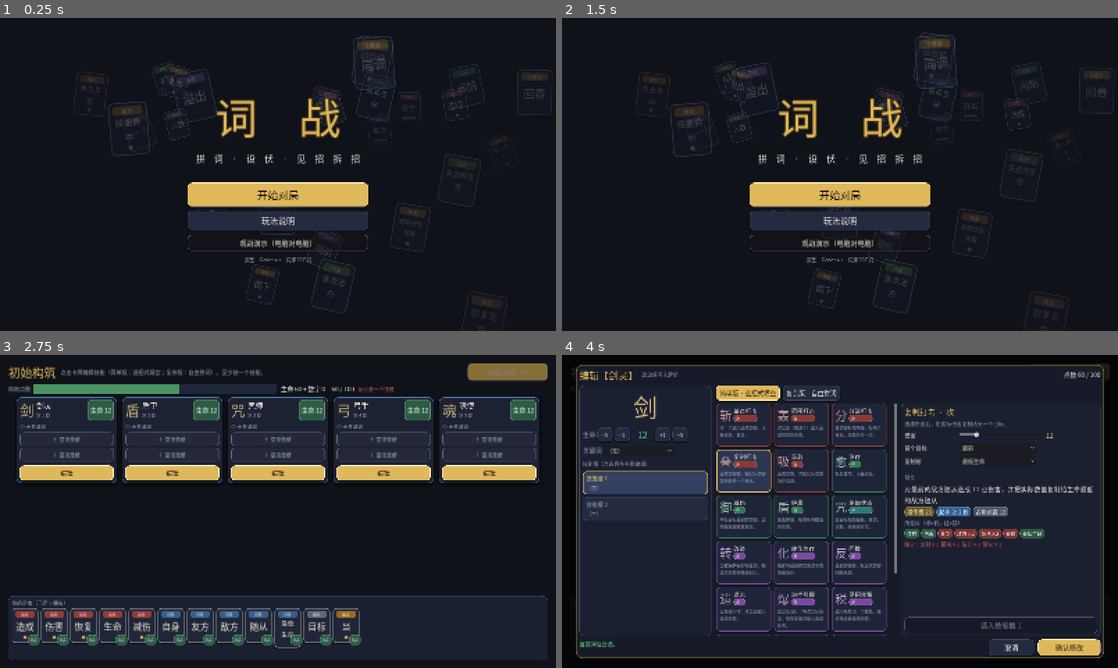
Above: before the commit, frames 1-4 (two rows, left to right).
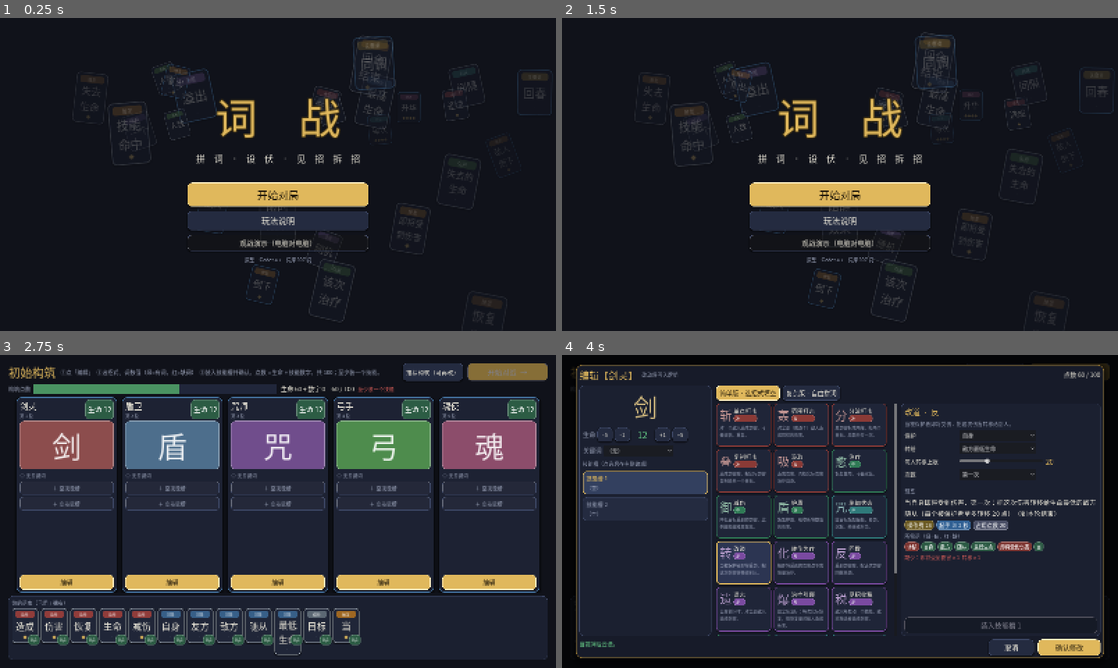
Above: after the commit, the same moments.

Repository: ljq15611703653-ship-it/word-combat
Game: Godot game, scene res://scenes/main.tscn
The game is run twice, just before and just after one commit, with the same random seed, the same clock (stepped at 60 frames per second) and the same inputs.
Inputs:
- Up to frame 1 (0.25 s): no input
- Up to frame 2 (1.5 s): click "玩法说明" at 0.5 s; click "明白了" at 1.25 s
- Up to frame 3 (2.75 s): click "开始对局" at 2 s
- Up to frame 4 (4 s): click "编辑" at 2.75 s; click "编辑" at 3.5 s

The runs differ from the first frame. In frame 1, 0.6% of the frame differs, in the area x 14-98%, y 11-97%; in frame 2, 0.6%; in frame 3, 50%, in the area x 2-97%, y 2-96%; in frame 4, 6.2%.

Commit message:
Sfx, recommended deck, richer build cards, adjust log

Diff:
--- a/godot/scripts/game/match.gd
+++ b/godot/scripts/game/match.gd
@@ -125,7 +125,10 @@
 		return v
 	decks[side] = nd
 	E.set_deck(st, side, nd, false)
-	say("%s 调整了【%s】。" % ["你" if human[side] else "对手", new_unit.name])
+	var names: Array = []
+	for sk in new_unit.skills:
+		names.append(sk.name)
+	say("%s 调整了【%s】：现有技能 %s，关键词 %s，生命 %d。" % ["你" if human[side] else "对手", new_unit.name, "、".join(names) if not names.is_empty() else "无", new_unit.kw if new_unit.kw != "" else "无", int(new_unit.max_hp)])
 	_advance_adjust()
 	return v
 
@@ -180,7 +183,9 @@
 	pending[side]["done"] = true
 	return ""
 
+var max_think_ms := 0
 func ai_declare() -> void:
+	var t0 := Time.get_ticks_msec()
 	var s := declare_side()
 	var enemy: Dictionary = {}
 	if s != declare_order[0] and not pending[declare_order[0]].is_empty():
@@ -189,6 +194,7 @@
 	var act := Ai.choose_action(st, s, enemy, rng, fast_ai)
 	pending[s] = act.duplicate(true)
 	pending[s]["done"] = true
+	max_think_ms = maxi(max_think_ms, Time.get_ticks_msec() - t0)
 
 func public_declared(side: int) -> Dictionary:
 	# 后手可见的先手宣告
--- a/godot/scripts/ui/battle_screen.gd
+++ b/godot/scripts/ui/battle_screen.gd
@@ -9,6 +9,7 @@
 const MinionCard = preload("res://scripts/ui/minion_card.gd")
 const Timeline = preload("res://scripts/ui/timeline.gd")
 const DeckView = preload("res://scripts/ui/deck_view.gd")
+const Sfx = preload("res://scripts/ui/sfx.gd")
 
 signal next_round()
 signal quit_to_title()
@@ -102,6 +103,12 @@
 	speed_btn.custom_minimum_size = Vector2(0, 34)
 	speed_btn.pressed.connect(_toggle_speed)
 	top.add_child(speed_btn)
+	var snd := K.button("音效：开", "ghost", 16)
+	snd.custom_minimum_size = Vector2(0, 34)
+	snd.pressed.connect(func():
+		Sfx.muted = not Sfx.muted
+		snd.text = "音效：关" if Sfx.muted else "音效：开")
+	top.add_child(snd)
 	var quit := K.button("退出", "ghost", 16)
 	quit.custom_minimum_size = Vector2(0, 34)
 	quit.pressed.connect(func(): quit_to_title.emit())
@@ -586,6 +593,7 @@
 	_next_declare()
 
 func _confirm() -> void:
+	Sfx.play("declare")
 	var act := _current_act()
 	var err: String = m.submit(0, act)
 	if err != "":
@@ -665,6 +673,7 @@
 			if c != null:
 				c.flash(K.BLUE if e.side == 0 else K.RED)
 			toast("%s：%s" % ["你" if e.side == 0 else "对手", sk.name], K.BLUE if e.side == 0 else K.RED)
+			Sfx.play("cast")
 			return 0.45
 		"dmg":
 			var c2 = _card(int(e.tgt))
@@ -674,6 +683,7 @@
 					c2.shake()
 					c2.flash(K.RED)
 				_line_fx(int(e.src), int(e.tgt), K.RED)
+				Sfx.play("hit")
 				timeline.add_dot(float(t), K.RED, E._u(m.st, int(e.tgt)).side)
 				_log("　%s 对 %s 造成 [color=#e0605a]%d[/color]%s" % [_uname(int(e.src)), _uname(int(e.tgt)), int(e.amount), "" if int(e.raw) == int(e.amount) else "（原 %d）" % int(e.raw)])
 				return 0.3
@@ -686,6 +696,7 @@
 			if c3 != null:
 				c3.float_text("+%d" % int(e.actual) if int(e.actual) > 0 else "满", K.GREEN)
 				c3.flash(K.GREEN)
+				Sfx.play("heal")
 			timeline.add_dot(float(t), K.GREEN, E._u(m.st, int(e.tgt)).side)
 			_log("　%s 恢复 [color=#62c483]%d[/color]" % [_uname(int(e.tgt)), int(e.actual)])
 			return 0.25
@@ -700,12 +711,14 @@
 			var c5 = _card(int(e.tgt))
 			if c5 != null:
 				c5.float_text("格挡!", K.GOLD, 28)
+				Sfx.play("block")
 			_log("　%s 的首挡生效" % _uname(int(e.tgt)))
 			return 0.25
 		"shield":
 			var c6 = _card(int(e.tgt))
 			if c6 != null:
 				c6.float_text("盾 -%d" % int(e.absorbed), K.BLUE, 24)
+				Sfx.play("block")
 			return 0.2
 		"mit":
 			var c7 = _card(int(e.tgt))
@@ -726,6 +739,7 @@
 			if c9 != null:
 				c9.flash(K.PURPLE)
 				c9.float_text("触发!", K.PURPLE, 26)
+				Sfx.play("magic")
 			_log("　[color=#a279d6]%s 的监听触发[/color]" % _uname(int(e.host)))
 			return 0.35
 		"redirect":
@@ -733,6 +747,7 @@
 			if cf != null:
 				cf.float_text("转移!", K.PURPLE, 28)
 			_line_fx(int(e.from), int(e.to), K.PURPLE)
+			Sfx.play("magic")
 			toast("伤害被转移给 %s" % _uname(int(e.to)), K.PURPLE)
 			_log("　[color=#a279d6]%d 点伤害从 %s 转移给 %s[/color]" % [int(e.amount), _uname(int(e.from)), _uname(int(e.to))])
 			return 0.6
@@ -744,6 +759,7 @@
 			return 0.45
 		"interrupt":
 			toast("打断！对方的招式落空", K.GOLD)
+			Sfx.play("interrupt")
 			_log("[color=#e0b85c]第%d秒 %s打断了%s的技能[/color]" % [t, "你" if e.side == 0 else "对手", "对手" if e.side == 0 else "你"])
 			return 0.6
 		"delay":
@@ -774,6 +790,7 @@
 				cd.refresh(cd.unit, cd.skills)
 				cd.float_text("倒下", K.RED, 34)
 				cd.shake()
+				Sfx.play("down")
 			disp_score[int(e.score_side)] += int(e.score)
 			_update_hud()
 			toast("%s 倒下！ %s +%d分" % [_uname(int(e.tgt)), "你" if int(e.score_side) == 0 else "对手", int(e.score)], K.RED if int(e.score_side) == 1 else K.GREEN)
@@ -904,6 +921,7 @@
 	var v := K.vbox(14)
 	p.add_child(v)
 	var w: int = m.winner
+	Sfx.play("win" if w == 0 else "lose")
 	var title := "胜利！" if w == 0 else ("落败" if w == 1 else "平局")
 	var col := K.GREEN if w == 0 else (K.RED if w == 1 else K.GOLD)
 	var tl := K.label(title, 64, col, HORIZONTAL_ALIGNMENT_CENTER)
--- a/godot/scripts/ui/build_screen.gd
+++ b/godot/scripts/ui/build_screen.gd
@@ -7,6 +7,7 @@
 const Lex = preload("res://scripts/core/lexicon.gd")
 const EditorPopup = preload("res://scripts/ui/editor_popup.gd")
 const DeckView = preload("res://scripts/ui/deck_view.gd")
+const Ai = preload("res://scripts/ai/ai.gd")
 
 signal finished()                      # 构筑完成 / 结束调整
 signal adjusted(unit_idx, unit)        # 调整模式下确认了一张卡的修改
@@ -57,6 +58,13 @@
 		var peek := K.button("查看对手牌组", "normal", 17)
 		peek.pressed.connect(_peek_enemy)
 		top.add_child(peek)
+	else:
+		var rec := K.button("推荐构筑（可再改）", "normal", 17)
+		rec.tooltip_text = "让电脑用你现有的词配一套牌；不满意可以逐张再改"
+		rec.pressed.connect(func():
+			wd = Ai.build_deck(m.pools[0], Ai.pick_persona(m.rng), m.rng)
+			refresh())
+		top.add_child(rec)
 	finish_btn = K.button("开始对战  →" if mode == "initial" else "结束调整  →", "primary", 21)
 	finish_btn.custom_minimum_size = Vector2(230, 48)
 	finish_btn.pressed.connect(_on_finish)
@@ -74,6 +82,15 @@
 	msg_label = K.label("", 15, K.RED)
 	bb.add_child(msg_label)
 	v.add_child(bb)
+	if mode == "adjust":
+		var recent: Array = m.log_lines.slice(maxi(0, m.log_lines.size() - 3))
+		var box := K.panel(Color("1f2738"), K.EDGE, 8, 1)
+		var lv := K.vbox(2)
+		box.add_child(lv)
+		lv.add_child(K.label("近期公开动态", 13, K.MUTED))
+		for ln in recent:
+			lv.add_child(K.label(str(ln), 14, K.TEXT))
+		v.add_child(box)
 	# 五张卡
 	var scroll := ScrollContainer.new()
 	scroll.size_flags_vertical = Control.SIZE_EXPAND_FILL
@@ -81,6 +98,7 @@
 	card_row = K.hbox(14)
 	card_row.alignment = BoxContainer.ALIGNMENT_CENTER
 	card_row.size_flags_horizontal = Control.SIZE_EXPAND_FILL
+	card_row.size_flags_vertical = Control.SIZE_EXPAND_FILL
 	scroll.add_child(card_row)
 	v.add_child(scroll)
 	# 词库
@@ -136,7 +154,7 @@
 	var sub: Label = find_child("sub", true, false)
 	if sub != null:
 		if mode == "initial":
-			sub.text = "点击卡牌编辑技能（简单版：选招式填空；复杂版：自由拼词）。至少装一个技能。"
+			sub.text = "①点「编辑」  ②选招式、调数值（绿=有词，红=缺词）  ③装入技能槽并确认。点数 = 生命 + 技能数字，共 100；至少装一个技能。"
 		else:
 			sub.text = "你还有 %d 次调整，对手 %d 次。每次只能改一张卡。" % [m.adjust_left(0), m.adjust_left(1)]
 	var v := D.validate(deck, m.pools[0])
@@ -157,16 +175,24 @@
 	var v := K.vbox(6)
 	p.add_child(v)
 	var head := K.hbox(8)
-	head.add_child(K.label(u.glyph, 40, Color("c9b27a")))
 	var col := K.vbox(0)
-	col.add_child(K.label(u.name, 22, K.TEXT))
+	col.add_child(K.label(u.name, 24, K.TEXT))
 	col.add_child(K.label("第 %d 位" % (i + 1), 13, K.MUTED))
 	head.add_child(col)
 	var sp := Control.new()
 	sp.size_flags_horizontal = Control.SIZE_EXPAND_FILL
 	head.add_child(sp)
-	head.add_child(K.chip("生命 %d" % int(u.max_hp), Color("2c5c44"), 18))
+	head.add_child(K.chip("生命 %d" % int(u.max_hp), Color("2c5c44"), 20))
 	v.add_child(head)
+	var hue: float = {"剑": 0.0, "盾": 0.58, "咒": 0.76, "弓": 0.33, "魂": 0.92}.get(u.glyph, 0.1)
+	var pcol := Color.from_hsv(hue, 0.45, 0.55)
+	var portrait := PanelContainer.new()
+	portrait.custom_minimum_size = Vector2(0, 120)
+	portrait.add_theme_stylebox_override("panel", K.style(pcol, pcol.lightened(0.3), 10, 1))
+	var cc := CenterContainer.new()
+	cc.add_child(K.label(u.glyph, 84, Color(1, 1, 1, 0.88), HORIZONTAL_ALIGNMENT_CENTER))
+	portrait.add_child(cc)
+	v.add_child(portrait)
 	if u.kw != "":
 		v.add_child(K.chip("◈ " + u.kw, Color("6b5a22"), 15))
 	else:
--- a/godot/scripts/ui/draft_screen.gd
+++ b/godot/scripts/ui/draft_screen.gd
@@ -3,6 +3,7 @@
 
 const K = preload("res://scripts/ui/kit.gd")
 const Lex = preload("res://scripts/core/lexicon.gd")
+const Sfx = preload("res://scripts/ui/sfx.gd")
 
 signal picked(idx)
 signal finished()
@@ -142,6 +143,7 @@
 func _on_panel_input(ev: InputEvent, i: int) -> void:
 	if can_pick and ev is InputEventMouseButton and ev.pressed and ev.button_index == MOUSE_BUTTON_LEFT:
 		can_pick = false
+		Sfx.play("pick")
 		picked.emit(i)
 
 func _begin() -> void:
--- a/godot/scripts/ui/kit.gd
+++ b/godot/scripts/ui/kit.gd
@@ -2,6 +2,7 @@
 # 界面基础件：配色、样式、词卡、小标签。全部用代码构造，不依赖外部资源。
 
 const Lex = preload("res://scripts/core/lexicon.gd")
+const Sfx = preload("res://scripts/ui/sfx.gd")
 
 const BG := Color("10121a")
 const PANEL := Color("1b2030")
@@ -77,6 +78,7 @@
 	b.add_theme_color_override("font_pressed_color", fg)
 	b.add_theme_color_override("font_disabled_color", Color(0.5, 0.5, 0.55))
 	b.custom_minimum_size = Vector2(0, 40)
+	b.pressed.connect(func(): Sfx.play("click"))
 	return b
 
 static func chip(text: String, color: Color, size: int = 13, fg: Color = Color.WHITE) -> PanelContainer:
@@ -133,16 +135,17 @@
 	head.add_child(label(info.get("cat", "?"), 11, Color(1, 1, 1, 0.92), HORIZONTAL_ALIGNMENT_CENTER))
 	v.add_child(head)
 	# 词
-	var fs := 26
 	var n := word.length()
-	if n >= 6:
-		fs = 14
-	elif n >= 5:
-		fs = 16
-	elif n >= 4:
-		fs = 19
-	elif n == 3:
-		fs = 23
+	var avail_w: float = size.x - 22.0
+	var fs := 28
+	while fs > 12 and float(n * fs) > avail_w:
+		fs -= 1
+	if fs < 17 and n >= 4:
+		# 放不下一行就分两行
+		var per: int = int(ceil(n / 2.0))
+		fs = 26
+		while fs > 12 and float(per * fs) > avail_w:
+			fs -= 1
 	var center := CenterContainer.new()
 	center.size_flags_vertical = Control.SIZE_EXPAND_FILL
 	var wl := label(word, fs, TEXT, HORIZONTAL_ALIGNMENT_CENTER)
--- a/godot/scripts/ui/main.gd
+++ b/godot/scripts/ui/main.gd
@@ -7,6 +7,7 @@
 const Ai = preload("res://scripts/ai/ai.gd")
 const D = preload("res://scripts/core/deck.gd")
 const Match = preload("res://scripts/game/match.gd")
+const Sfx = preload("res://scripts/ui/sfx.gd")
 const TitleScreen = preload("res://scripts/ui/title_screen.gd")
 const BuildScreen = preload("res://scripts/ui/build_screen.gd")
 const DraftScreen = preload("res://scripts/ui/draft_screen.gd")
@@ -28,6 +29,8 @@
 	th.default_font = f
 	th.default_font_size = 18
 	theme = th
+	var sfx := Sfx.new()
+	add_child(sfx)
 	var args := OS.get_cmdline_user_args()
 	var demo := ""
 	for a in args:
--- /dev/null
+++ b/godot/scripts/ui/sfx.gd
@@ -0,0 +1,100 @@
+extends Node
+# 音效：全部由代码合成（没有音频素材）。Sfx.play("名字")；Sfx.muted 可静音。
+
+static var instance: Node = null
+static var muted := false
+static var _bank := {}
+
+var _players: Array = []
+var _next := 0
+
+func _ready() -> void:
+	instance = self
+	for i in 8:
+		var p := AudioStreamPlayer.new()
+		p.volume_db = -8.0
+		add_child(p)
+		_players.append(p)
+	_bank = {
+		"click": _tone([[880.0, 0.05]], 0.35),
+		"pick": _tone([[660.0, 0.06], [990.0, 0.09]], 0.4),
+		"declare": _tone([[220.0, 0.12], [330.0, 0.08]], 0.5),
+		"cast": _sweep(300.0, 700.0, 0.16, 0.35),
+		"hit": _noise_thud(0.16),
+		"heal": _tone([[660.0, 0.07], [830.0, 0.07], [990.0, 0.12]], 0.35),
+		"block": _tone([[1400.0, 0.04], [1000.0, 0.09]], 0.4, true),
+		"magic": _sweep(250.0, 950.0, 0.25, 0.3),
+		"interrupt": _sweep(900.0, 200.0, 0.22, 0.4, true),
+		"down": _sweep(320.0, 70.0, 0.5, 0.55),
+		"win": _tone([[523.0, 0.12], [659.0, 0.12], [784.0, 0.12], [1046.0, 0.3]], 0.45),
+		"lose": _tone([[392.0, 0.18], [330.0, 0.18], [262.0, 0.18], [196.0, 0.4]], 0.45),
+	}
+
+static func play(name: String) -> void:
+	if muted or instance == null or not _bank.has(name):
+		return
+	var self_node: Node = instance
+	var p: AudioStreamPlayer = self_node._players[self_node._next % self_node._players.size()]
+	self_node._next += 1
+	p.stream = _bank[name]
+	p.play()
+
+# ---------------------------------------------------------------- 合成
+static func _to_wav(samples: PackedFloat32Array, rate: int = 22050) -> AudioStreamWAV:
+	var data := PackedByteArray()
+	data.resize(samples.size() * 2)
+	for i in samples.size():
+		data.encode_s16(i * 2, int(clampf(samples[i], -1.0, 1.0) * 32000.0))
+	var w := AudioStreamWAV.new()
+	w.format = AudioStreamWAV.FORMAT_16_BITS
+	w.mix_rate = rate
+	w.stereo = false
+	w.data = data
+	return w
+
+# 依次播放若干 [频率, 时长] 的音；square=true 用方波
+static func _tone(notes: Array, vol: float, square: bool = false) -> AudioStreamWAV:
+	var rate := 22050
+	var out := PackedFloat32Array()
+	for n in notes:
+		var count := int(rate * float(n[1]))
+		for i in count:
+			var t := float(i) / float(rate)
+			var env: float = 1.0 - float(i) / float(count)
+			var ph := TAU * float(n[0]) * t
+			var v := sin(ph)
+			if square:
+				v = 1.0 if v > 0.0 else -1.0
+				v *= 0.6
+			out.append(v * env * env * vol)
+	return _to_wav(out, rate)
+
+static func _sweep(f0: float, f1: float, dur: float, vol: float, square: bool = false) -> AudioStreamWAV:
+	var rate := 22050
+	var count := int(rate * dur)
+	var out := PackedFloat32Array()
+	var phase := 0.0
+	for i in count:
+		var k := float(i) / float(count)
+		var f := lerpf(f0, f1, k)
+		phase += TAU * f / float(rate)
+		var v := sin(phase)
+		if square:
+			v = (1.0 if v > 0.0 else -1.0) * 0.6
+		out.append(v * (1.0 - k) * vol)
+	return _to_wav(out, rate)
+
+static func _noise_thud(dur: float) -> AudioStreamWAV:
+	var rate := 22050
+	var count := int(rate * dur)
+	var out := PackedFloat32Array()
+	var rng := RandomNumberGenerator.new()
+	rng.seed = 7
+	var lp := 0.0
+	for i in count:
+		var k := float(i) / float(count)
+		var n := rng.randf_range(-1.0, 1.0)
+		lp += (n - lp) * 0.25
+		var thump := sin(TAU * 110.0 * float(i) / float(rate))
+		out.append((lp * 0.8 + thump * 0.6) * pow(1.0 - k, 2.0) * 0.6)
+	return _to_wav(out, rate)
--- a/godot/tests/t_stats.gd
+++ b/godot/tests/t_stats.gd
@@ -18,9 +18,10 @@
 	var acted := 0
 	var passed := 0
 	var words_total := 0
+	var think_max := 0
 	for g in n:
 		var m := Match.new()
-		m.fast_ai = true
+		m.fast_ai = (OS.get_cmdline_user_args().size() < 2)
 		m.start(false, 1000 + g, false)
 		var guard := 0
 		while guard < 500:
@@ -37,6 +38,7 @@
 						acted += 1
 				if m.phase == "over":
 					break
+		think_max = maxi(think_max, m.max_think_ms)
 		var w: int = m.winner
 		if w == 0:
 			wins.side0 += 1
@@ -66,6 +68,7 @@
 		for s in 2:
 			for p in m.pools[s]:
 				words_total += int(m.pools[s][p])
+	print("电脑单次思考最长 %d ms" % think_max)
 	print("局数 %d  用时 %.1fs  平均轮数 %.1f" % [n, (Time.get_ticks_msec() - t0) / 1000.0, float(rounds_sum) / n])
 	print("胜者：0号位 %d · 1号位 %d · 平局 %d" % [wins.side0, wins.side1, wins.draw])
 	print("结束方式：", ended_by)
